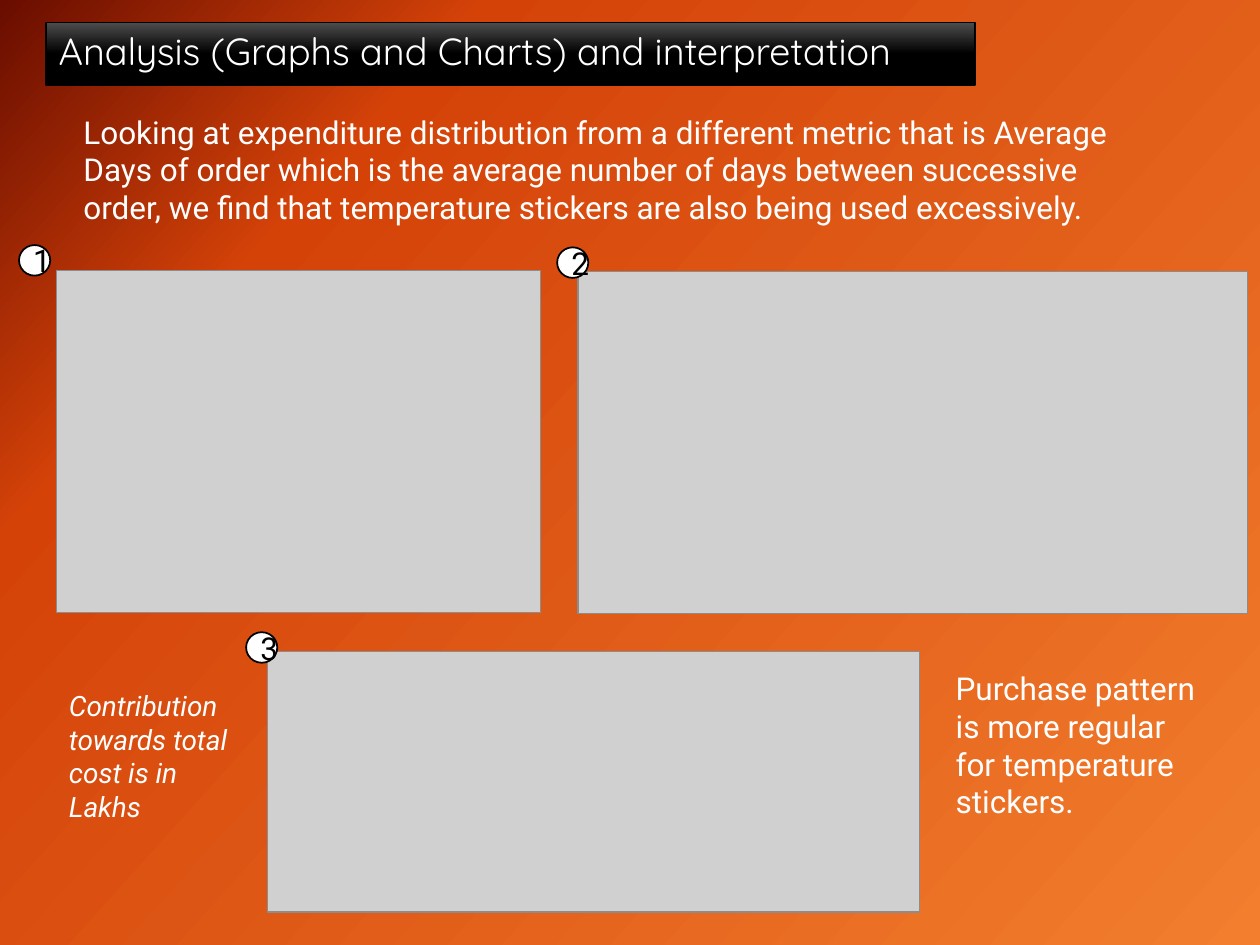
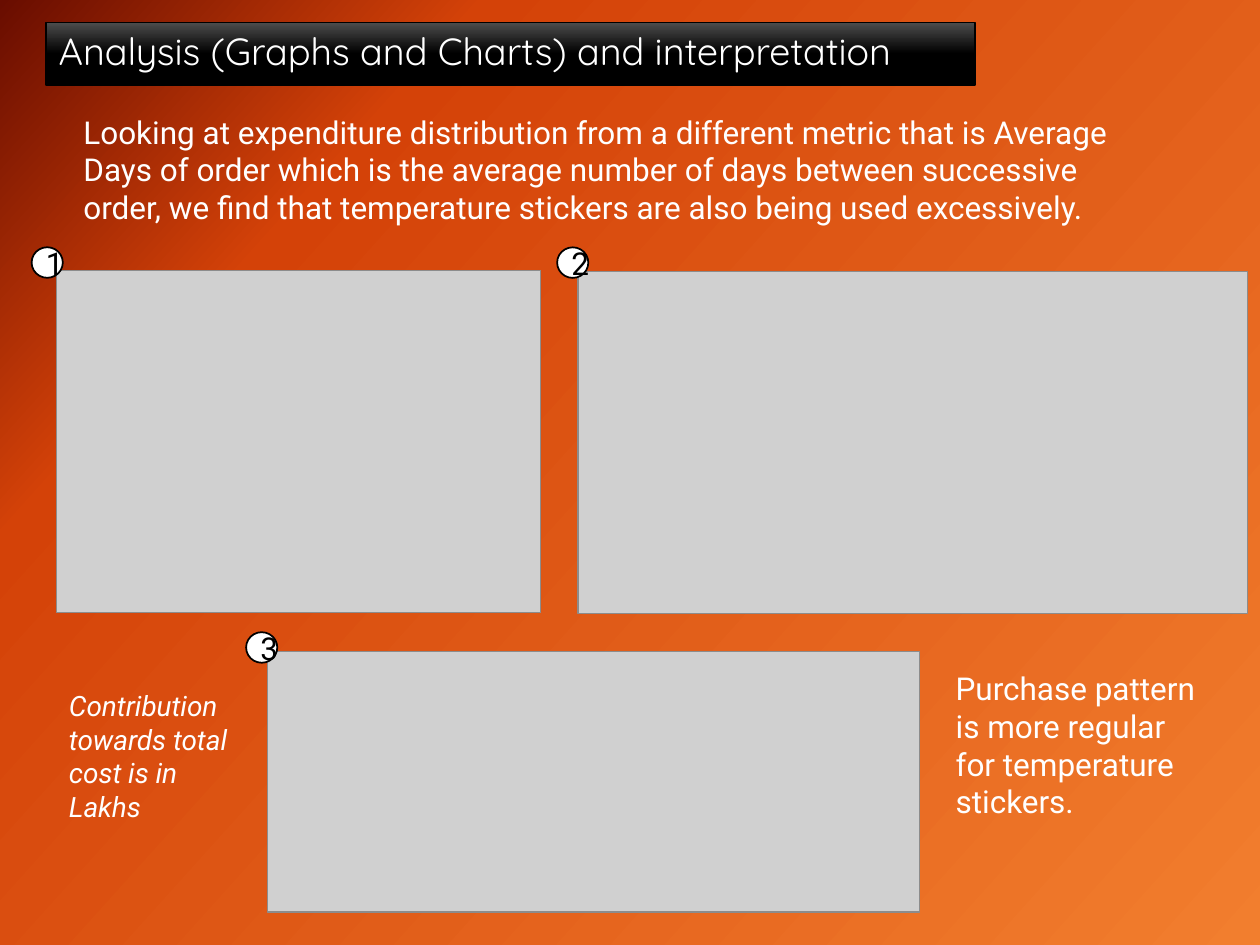
Before and after one commit to hem436/506761, a slide deck: slide 4 of MY CAPSTONE PROJECT-.pptx. Drawn at 1260x945 pixels with LibreOffice and Linux fonts; fonts in the diff are those of the drawing; grey boxes stand for pictures. Boxes give left, top, right and bottom in pixels: in the first picture for what was removed or moved away, otherwise in the second. Text is boxed around its words. In the diff, an @@ line names an element or a change of style, - is before the commit and + after.

```diff
--- a/MY CAPSTONE PROJECT-.pptx
+++ b/MY CAPSTONE PROJECT-.pptx
@@ ellipse "1": place and size @@
-ellipse "1" at [19,246,50,276]
+ellipse "1" at [32,247,63,277]
```
Also in this commit, not shown: 1 other slide changed, 1 other file.
